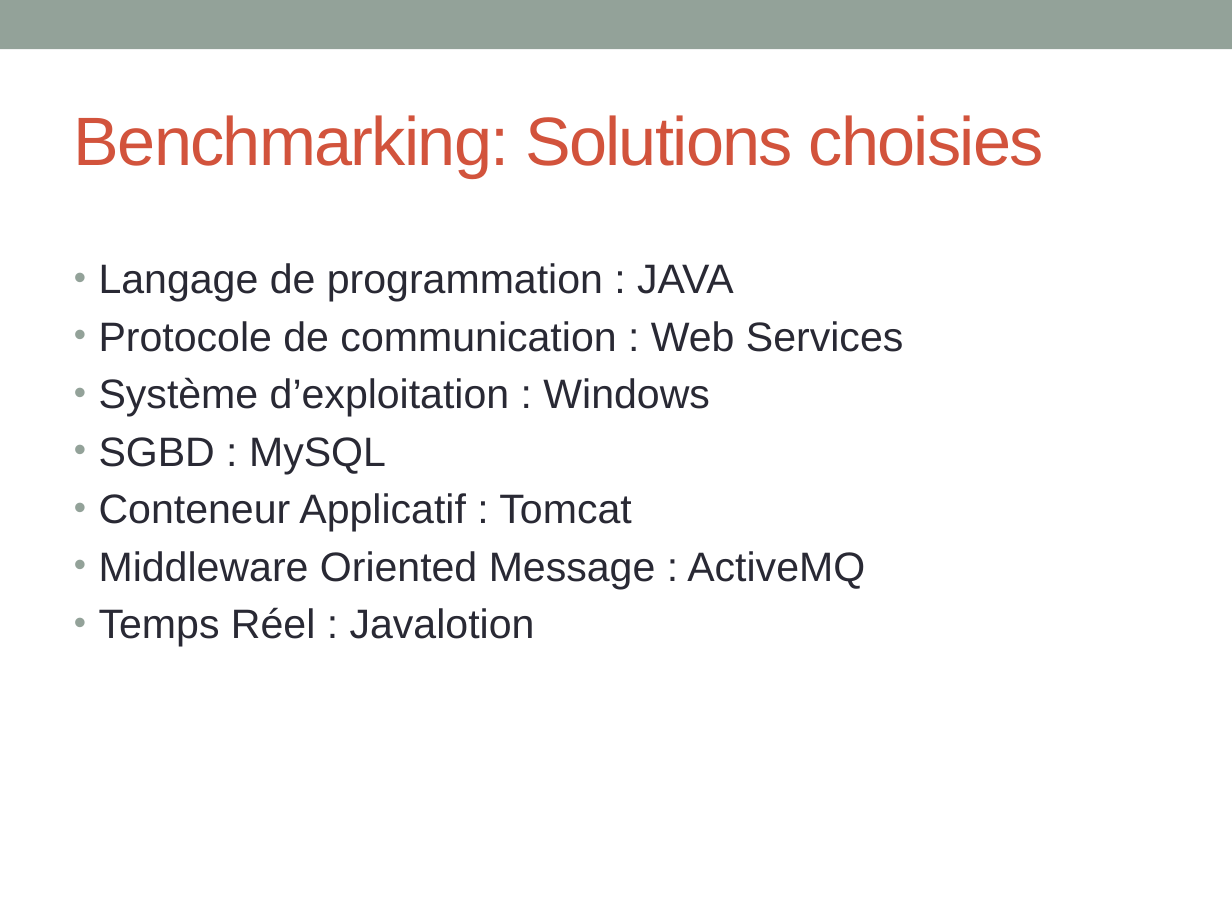
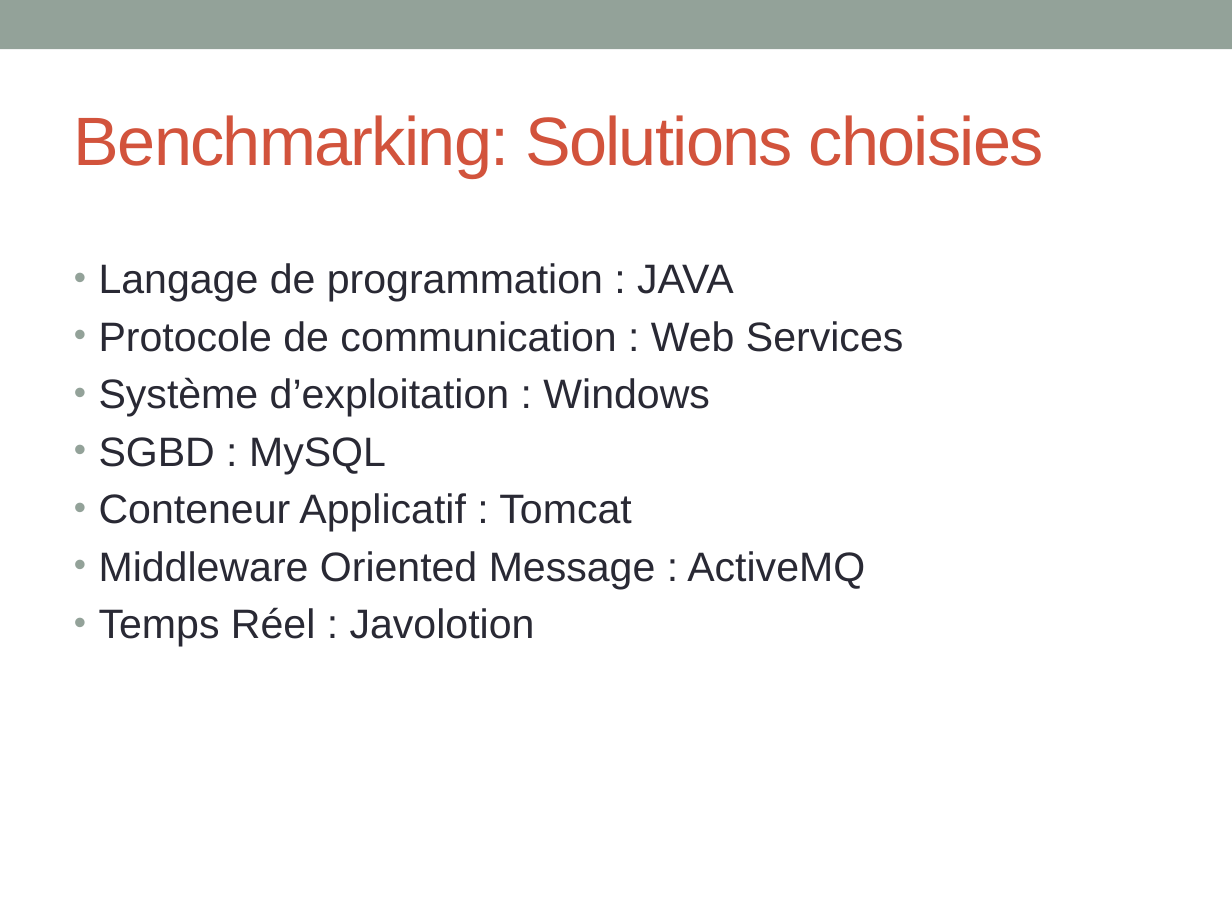
Before and after one commit to Timbobhe/fatal-pds-val, a slide deck: slide 14 of Appli/Méthodologie/Général/Copil/Copil 1/VAL.pptx. Drawn at 1232x924 pixels with LibreOffice and Linux fonts; fonts in the diff are those of the drawing. Boxes give left, top, right and bottom in pixels: in the first picture for what was removed or moved away, otherwise in the second. Text is boxed around its words. In the diff, an @@ line names an element or a change of style, - is before the commit and + after.

```diff
--- a/Appli/Méthodologie/Général/Copil/Copil 1/VAL.pptx
+++ b/Appli/Méthodologie/Général/Copil/Copil 1/VAL.pptx
@@ text at [99, 607, 535, 646]: text changed @@
-• Temps Réel : Javalotion
+• Temps Réel : Javolotion
```
Also in this commit, not shown: 1 other slide changed.
